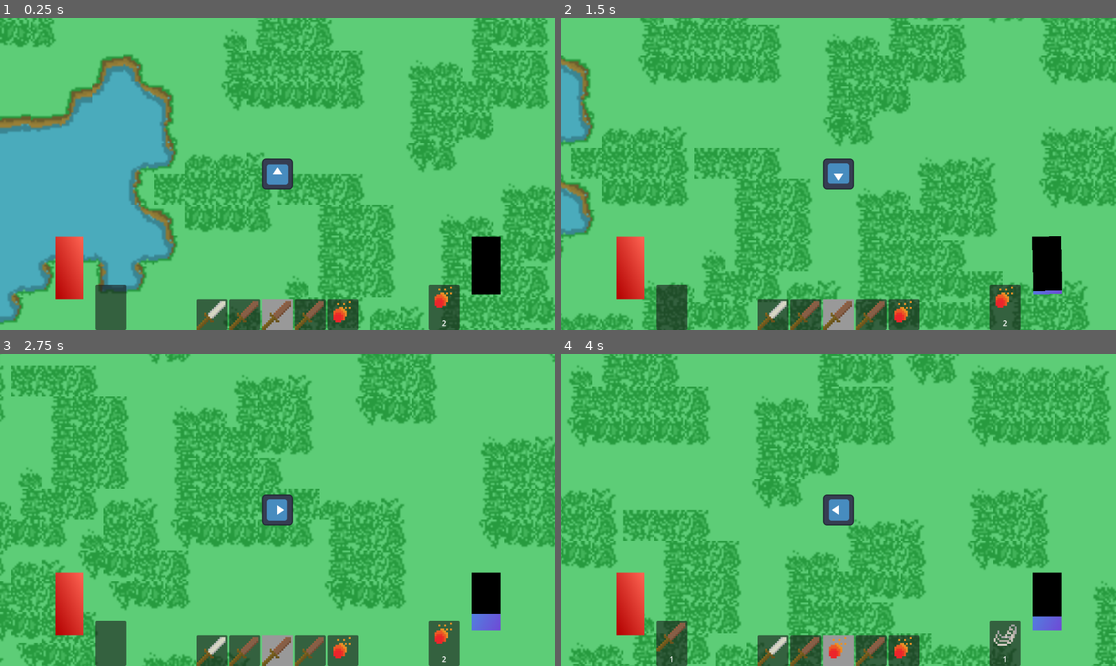
Above: before the commit, frames 1-4 (two rows, left to right).
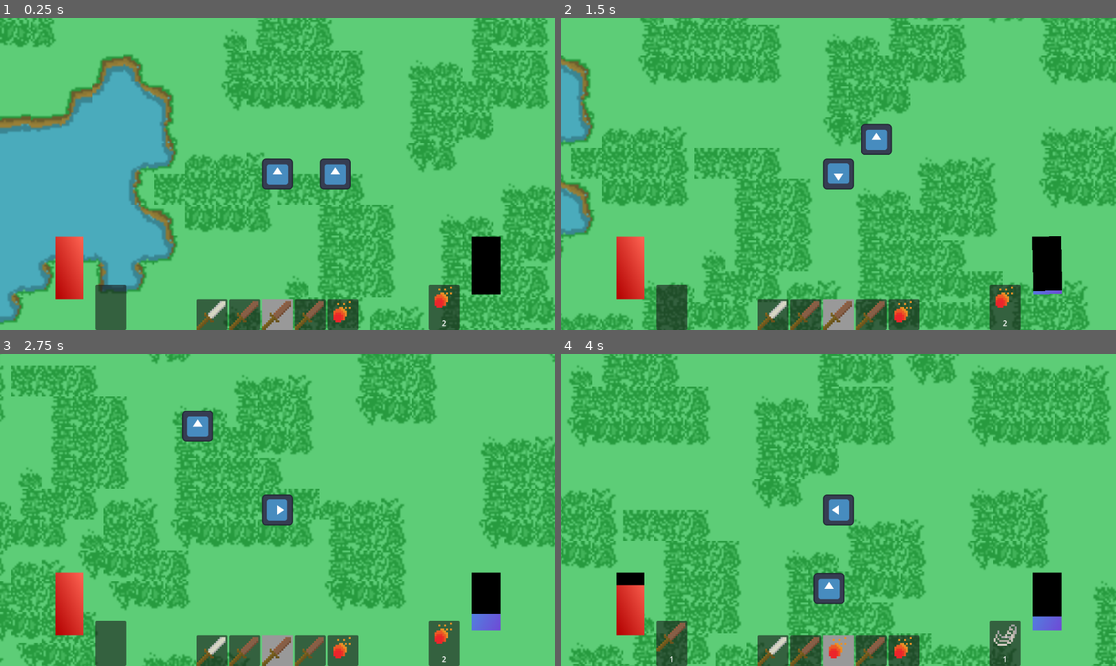
Above: after the commit, the same moments.

Repository: Tsanzevino/DungeonDeckBuilder
Game: Godot game, scene res://Scenes/main.tscn
The game is run twice, just before and just after one commit, with the same random seed, the same clock (stepped at 60 frames per second) and the same inputs. The engine's default icon, where the game draws it, is replaced by a stand-in: a white triangle on a blue panel in a dark square.
Inputs:
- Up to frame 1 (0.25 s): no input
- Up to frame 2 (1.5 s): tap Enter at 0.5 s; hold D (move_right) 0.53-1.28 s; hold Ctrl (sprint) 0.53-1.28 s; hold S (move_down) from 1.28 s (still down); tap Space (use_card) at 1.35 s
- Up to frame 3 (2.75 s): release S (move_down) at 2.03 s; hold D (move_right) from 2.03 s (still down); hold Ctrl (sprint) from 2.03 s (still down)
- Up to frame 4 (4 s): release D (move_right) at 2.78 s; release Ctrl (sprint) at 2.78 s; hold W (move_up) 2.78-3.53 s; tap Space (use_card) at 2.85 s; hold A (move_left) from 3.53 s (still down); hold Ctrl (sprint) from 3.53 s (still down)

The runs differ from the first frame. In frame 1, 0.6% of the frame differs, in the area x 57-64%, y 44-56%; in frame 2, 0.6%; in frame 3, 0.5%; in frame 4, 0.8%, in the area x 9-52%, y 69-81%.

Commit message:
First enemies and hit/hurtbox up and running

Diff:
--- a/Data/Attacks/fireball.tres
+++ b/Data/Attacks/fireball.tres
@@ -9,7 +9,7 @@
 script = ExtResource("1_54t8k")
 damage = 5.0
 aoe = SubResource("CircleShape2D_54t8k")
-offset = Vector2(0, -20)
+offset = Vector2(0, -25)
 duration = 0.7
 windup = 0.5
 metadata/_custom_type_script = "uid://brujh7cqm7c1g"
--- /dev/null
+++ b/Data/Enemies/enemy_collision_shape.tres
@@ -0,0 +1,3 @@
+[gd_resource type="CircleShape2D" format=3 uid="uid://dlkmwb7wrq8ru"]
+
+[resource]
--- /dev/null
+++ b/Scenes/Enemy.tscn
@@ -0,0 +1,74 @@
+[gd_scene load_steps=12 format=3 uid="uid://fvdy78a8w0s0"]
+
+[ext_resource type="Texture2D" uid="uid://cdsarnaoehwwt" path="res://icon.svg" id="1_m1htj"]
+[ext_resource type="Script" uid="uid://bqwnq55bti0xx" path="res://Source/Enemies/enemy.gd" id="1_wovta"]
+[ext_resource type="Shape2D" uid="uid://dlkmwb7wrq8ru" path="res://Data/Enemies/enemy_collision_shape.tres" id="2_0o0ue"]
+[ext_resource type="Script" uid="uid://bkp8l73petd6g" path="res://Source/Enemies/StateMachine/enemy_state_machine.gd" id="3_6bs3c"]
+[ext_resource type="Script" uid="uid://dlt1yokcom10t" path="res://Source/Enemies/StateMachine/idle.gd" id="4_uoxpr"]
+[ext_resource type="Script" uid="uid://bvqqkiayt74ow" path="res://Source/Enemies/StateMachine/chasing.gd" id="5_idouy"]
+[ext_resource type="Script" uid="uid://dwu5by0ml7jn1" path="res://Source/Enemies/StateMachine/fleeing.gd" id="6_0o0ue"]
+[ext_resource type="Script" uid="uid://bgse36nhnlkks" path="res://Source/Enemies/StateMachine/attacking.gd" id="7_6s1gy"]
+[ext_resource type="Script" uid="uid://do222lj53766q" path="res://Source/Components/player_detector.gd" id="8_uoxpr"]
+[ext_resource type="Script" uid="uid://dp4w212aij0sp" path="res://Source/Components/health.gd" id="9_idouy"]
+[ext_resource type="Script" uid="uid://bcceqc2f8hmnr" path="res://Source/Components/hurtbox.gd" id="11_6s1gy"]
+
+[node name="Enemy" type="CharacterBody2D"]
+collision_layer = 8
+script = ExtResource("1_wovta")
+
+[node name="CollisionShape2D" type="CollisionShape2D" parent="."]
+shape = ExtResource("2_0o0ue")
+
+[node name="Pivot" type="Node2D" parent="."]
+
+[node name="Sprite2D" type="Sprite2D" parent="Pivot"]
+scale = Vector2(0.125, 0.125)
+texture = ExtResource("1_m1htj")
+
+[node name="EnemyStateMachine" type="Node" parent="." node_paths=PackedStringArray("initial_state")]
+script = ExtResource("3_6bs3c")
+initial_state = NodePath("Idle")
+metadata/_custom_type_script = "uid://bkp8l73petd6g"
+
+[node name="Idle" type="Node" parent="EnemyStateMachine"]
+script = ExtResource("4_uoxpr")
+
+[node name="Chasing" type="Node" parent="EnemyStateMachine"]
+script = ExtResource("5_idouy")
+
+[node name="Fleeing" type="Node" parent="EnemyStateMachine"]
+script = ExtResource("6_0o0ue")
+
+[node name="Attacking" type="Node" parent="EnemyStateMachine"]
+script = ExtResource("7_6s1gy")
+
+[node name="ChaseRange" type="Area2D" parent="."]
+unique_name_in_owner = true
+script = ExtResource("8_uoxpr")
+radius = 100.0
+metadata/_custom_type_script = "uid://do222lj53766q"
+
+[node name="AttackRange" type="Area2D" parent="."]
+unique_name_in_owner = true
+script = ExtResource("8_uoxpr")
+metadata/_custom_type_script = "uid://do222lj53766q"
+
+[node name="FleeRange" type="Area2D" parent="."]
+unique_name_in_owner = true
+script = ExtResource("8_uoxpr")
+radius = 10.0
+metadata/_custom_type_script = "uid://do222lj53766q"
+
+[node name="Health" type="Node" parent="."]
+unique_name_in_owner = true
+script = ExtResource("9_idouy")
+maxHealth = 5.0
+metadata/_custom_type_script = "uid://dp4w212aij0sp"
+
+[node name="Hurtbox" type="Area2D" parent="."]
+unique_name_in_owner = true
+script = ExtResource("11_6s1gy")
+metadata/_custom_type_script = "uid://bcceqc2f8hmnr"
+
+[node name="CollisionShape2D" type="CollisionShape2D" parent="Hurtbox"]
+shape = ExtResource("2_0o0ue")
--- a/Scenes/Player.tscn
+++ b/Scenes/Player.tscn
@@ -15,6 +15,7 @@
 [ext_resource type="PackedScene" uid="uid://b0uns41g1vi3p" path="res://Scenes/UserInterfaceManager.tscn" id="11_ksbbd"]
 
 [node name="Player" type="CharacterBody2D"]
+collision_layer = 4
 script = ExtResource("1_rpqav")
 deck = ExtResource("2_glx4g")
 
@@ -61,6 +62,7 @@
 metadata/_custom_type_script = "uid://dp4w212aij0sp"
 
 [node name="Hurtbox" type="Area2D" parent="."]
+unique_name_in_owner = true
 script = ExtResource("10_miouo")
 metadata/_custom_type_script = "uid://bcceqc2f8hmnr"
 
--- a/Scenes/main.tscn
+++ b/Scenes/main.tscn
@@ -1,6 +1,7 @@
-[gd_scene load_steps=3 format=4 uid="uid://dw0hj4gdm6be6"]
+[gd_scene load_steps=4 format=4 uid="uid://dw0hj4gdm6be6"]
 
 [ext_resource type="PackedScene" uid="uid://bk4llcww24y4g" path="res://Scenes/Player.tscn" id="1_idj7w"]
+[ext_resource type="PackedScene" uid="uid://fvdy78a8w0s0" path="res://Scenes/Enemy.tscn" id="1_kln2b"]
 [ext_resource type="TileSet" uid="uid://sccd785u215p" path="res://Data/Tiles/new_tile_set.tres" id="2_idj7w"]
 
 [node name="Node2D" type="Node2D"]
@@ -11,3 +12,6 @@
 [node name="TileMapLayer" type="TileMapLayer" parent="."]
 tile_map_data = PackedByteArray("AADt//j/AAABAA4AAADt//n/AAABAAgAAADt//r/AAAAAAAAAADt//v/AAABAAQAAADt//z/AAABAAUAAADt// …(59328 unchanged characters)…
 tile_set = ExtResource("2_idj7w")
+
+[node name="Enemy" parent="." instance=ExtResource("1_kln2b")]
+position = Vector2(30, 0)
--- a/Source/Attacks/attack.gd
+++ b/Source/Attacks/attack.gd
@@ -1,7 +1,10 @@
 class_name Attack extends Resource
+
+enum Target{EXCLUDE_USER, EXCLUDE_USER_TYPE,EVERYONE}
 
 @export var damage : float
 @export var aoe : Shape2D
 @export var offset : Vector2
 @export var duration : float
 @export var windup : float
+@export var damageTarget : Target
--- a/Source/Components/health.gd
+++ b/Source/Components/health.gd
@@ -3,6 +3,9 @@
 @export var maxHealth : float
 
 @onready var health : float = maxHealth
+
+signal max_health
+signal no_heath
 
 func damage(amount : float):
 	if amount < 0: DebugLogger.error("Damage amount should not be negative for function damage!")
@@ -13,6 +16,3 @@
 	if amount < 0: DebugLogger.error("Heal amount should not be negative for function heal!")
 	health = clampf(health + amount, 0, maxHealth)
 	if health == maxHealth: max_health.emit()
-
-signal max_health
-signal no_heath
--- a/Source/Components/hurtbox.gd
+++ b/Source/Components/hurtbox.gd
@@ -1,5 +1,7 @@
 ## The hurtbox is what recieves the damage from a hitbox
 class_name Hurtbox extends Area2D
+
+signal hurt(amount : float)
 
 # Called when the node enters the scene tree for the first time.
 func _ready() -> void:
@@ -13,5 +15,12 @@
 	pass
 
 func on_area_entered(area : Area2D) -> void:
-	if area is Hitbox:
-		pass
+	if not (area is Hitbox): return
+	print("hitbox entered hurtbox")
+	var damage = get_damage(area,area.attack.damageTarget)
+	if damage != 0: hurt.emit(damage)
+
+func get_damage(hitbox : Hitbox, target : Attack.Target) -> float:
+	if target == Attack.Target.EXCLUDE_USER and owner == hitbox.owner: return 0
+	if target == Attack.Target.EXCLUDE_USER_TYPE and owner.collision_layer == hitbox.owner.collision_layer: return 0
+	return hitbox.attack.damage
--- /dev/null
+++ b/Source/Components/player_detector.gd
@@ -0,0 +1,43 @@
+class_name PlayerDetector extends Area2D
+
+@export var radius : float = 50.0
+
+signal player_entered(player : Player)
+signal player_exited(player : Player)
+
+var players : Array[Player] = []
+var nearestPlayer : Player = null
+
+# Called when the node enters the scene tree for the first time.
+func _ready() -> void:
+	var coll : CollisionShape2D = CollisionShape2D.new()
+	coll.shape = CircleShape2D.new()
+	coll.shape.radius = radius
+	add_child(coll)
+	monitorable = false
+	collision_layer = 0
+	collision_mask = 4
+	body_entered.connect(on_body_entered)
+	body_exited.connect(on_body_exited)
+
+func on_body_entered(body : PhysicsBody2D):
+	player_entered.emit(body)
+	if players.has(body): return
+	players.append(body)
+	if player_is_closer(body):
+		nearestPlayer = body
+
+func on_body_exited(body : PhysicsBody2D):
+	player_exited.emit(body)
+
+	if not players.has(body): return
+	players.remove_at(players.find(body))
+
+	if nearestPlayer != body: return
+	nearestPlayer = null
+	for player in players:
+		if player_is_closer(player):
+			nearestPlayer = player
+
+func player_is_closer(player : Player) -> bool:
+	return nearestPlayer == null or player.global_position.distance_squared_to(global_position) < nearestPlayer.global_position.distance_squared_to(global_position)
--- /dev/null
+++ b/Source/Enemies/StateMachine/attacking.gd
@@ -0,0 +1,27 @@
+# Enemy Attacking State
+extends EnemyState
+
+
+func update(_delta: float) -> void:
+	pass
+
+func physics_update(delta: float) -> void:
+	enemy.velocity = lerp(enemy.velocity, move_direction() * ATTACK_MOVE_SPEED, delta * GROUND_FRICTION)
+	enemy.move_and_slide()
+
+	if not enemy.player_spotted():
+		finished.emit(IDLE)
+		return
+	if not enemy.player_in_range():
+		finished.emit(CHASING)
+		return
+	if not enemy.player_too_close():
+		# Continue Attacking
+		return
+	finished.emit(FLEEING)
+
+func enter(_previous_state_path: String, _data := {}) -> void:
+	pass
+
+func exit() -> void:
+	pass
--- /dev/null
+++ b/Source/Enemies/StateMachine/chasing.gd
@@ -0,0 +1,27 @@
+# Enemy Chasing State
+extends EnemyState
+
+
+func update(_delta: float) -> void:
+	pass
+
+func physics_update(delta: float) -> void:
+	enemy.velocity = lerp(enemy.velocity, move_direction() * CHASE_MOVE_SPEED,delta * GROUND_FRICTION)
+	enemy.move_and_slide()
+
+	if not enemy.player_spotted():
+		finished.emit(IDLE)
+		return
+	if not enemy.player_in_range():
+		# Continue Chasing
+		return
+	if not enemy.player_too_close():
+		finished.emit(ATTACKING)
+		return
+	finished.emit(FLEEING)
+
+func enter(_previous_state_path: String, _data := {}) -> void:
+	pass
+
+func exit() -> void:
+	pass
--- /dev/null
+++ b/Source/Enemies/StateMachine/enemy_state.gd
@@ -0,0 +1,19 @@
+@abstract class_name EnemyState extends State
+
+const CHASE_MOVE_SPEED : float = 75.0
+const ATTACK_MOVE_SPEED : float = 0.0
+const FLEE_MOVE_SPEED : float = 100.0
+const GROUND_FRICTION : float = 15
+
+const IDLE : String = "Idle"
+const CHASING : String = "Chasing"
+const FLEEING : String = "Fleeing"
+const ATTACKING : String = "Attacking"
+
+var enemy : Enemy
+
+func handle_input(_event: InputEvent) -> void: pass
+
+func move_direction() -> Vector2:
+	if enemy.nearest_player() == null: return Vector2.ZERO
+	return (enemy.nearest_player().global_position - enemy.global_position).normalized()
--- /dev/null
+++ b/Source/Enemies/StateMachine/enemy_state_machine.gd
@@ -0,0 +1,9 @@
+class_name EnemyStateMachine extends StateMachine
+
+func _ready() -> void:
+	for state_node : EnemyState in find_children("*", "EnemyState"):
+		state_node.finished.connect(_transition_to_next_state)
+		state_node.enemy = owner
+
+	await owner.ready
+	state.enter("")
--- /dev/null
+++ b/Source/Enemies/StateMachine/fleeing.gd
@@ -0,0 +1,27 @@
+# Enemy Fleeing State
+extends EnemyState
+
+
+func update(_delta: float) -> void:
+	pass
+
+func physics_update(delta: float) -> void:
+	enemy.velocity = lerp(enemy.velocity, - move_direction() * FLEE_MOVE_SPEED, delta * GROUND_FRICTION)
+	enemy.move_and_slide()
+
+	if not enemy.player_spotted():
+		finished.emit(IDLE)
+		return
+	if not enemy.player_in_range():
+		finished.emit(CHASING)
+		return
+	if not enemy.player_too_close():
+		finished.emit(ATTACKING)
+		return
+	# Continue Fleeing
+
+func enter(_previous_state_path: String, _data := {}) -> void:
+	pass
+
+func exit() -> void:
+	pass
--- /dev/null
+++ b/Source/Enemies/StateMachine/idle.gd
@@ -0,0 +1,27 @@
+# Enemy Idle State
+extends EnemyState
+
+
+func update(_delta: float) -> void:
+	pass
+
+func physics_update(delta: float) -> void:
+	enemy.velocity = lerp(enemy.velocity, Vector2.ZERO, delta * GROUND_FRICTION)
+	enemy.move_and_slide()
+
+	if not enemy.player_spotted():
+		# Remain Idle
+		return
+	if not enemy.player_in_range():
+		finished.emit(CHASING)
+		return
+	if not enemy.player_too_close():
+		finished.emit(ATTACKING)
+		return
+	finished.emit(FLEEING)
+
+func enter(_previous_state_path: String, _data := {}) -> void:
+	pass
+
+func exit() -> void:
+	pass
--- /dev/null
+++ b/Source/Enemies/enemy.gd
@@ -0,0 +1,25 @@
+class_name Enemy extends CharacterBody2D
+
+# Called when the node enters the scene tree for the first time.
+func _ready() -> void:
+	%Hurtbox.hurt.connect(%Health.damage)
+	%Health.no_heath.connect(die)
+	setup()
+
+func die() -> void:
+	queue_free()
+
+func setup() -> void:
+	pass
+
+func player_spotted() -> bool:
+	return %ChaseRange.nearestPlayer != null
+
+func player_in_range() -> bool:
+	return %AttackRange.nearestPlayer != null
+
+func player_too_close() -> bool:
+	return %FleeRange.nearestPlayer != null
+
+func nearest_player() -> Player:
+	return %ChaseRange.nearestPlayer
--- a/Source/Player/player.gd
+++ b/Source/Player/player.gd
@@ -9,6 +9,7 @@
 func _ready() -> void:
 	deck.setup(self)
 	%UserInterfaceManager.setup(mana, health, deck)
+	%Hurtbox.hurt.connect(health.damage)
 	health.no_heath.connect(on_no_health)
 	health.max_health.connect(on_max_health)
 	mana.max_mana.connect(on_max_mana)
Not shown, added: Source/Components/player_detector.gd.uid
Not shown, added: Source/Enemies/StateMachine/attacking.gd.uid
Not shown, added: Source/Enemies/StateMachine/chasing.gd.uid
Not shown, added: Source/Enemies/StateMachine/enemy_state.gd.uid
Not shown, added: Source/Enemies/StateMachine/enemy_state_machine.gd.uid
Not shown, added: Source/Enemies/StateMachine/fleeing.gd.uid
Not shown, added: Source/Enemies/StateMachine/idle.gd.uid
Not shown, added: Source/Enemies/enemy.gd.uid
